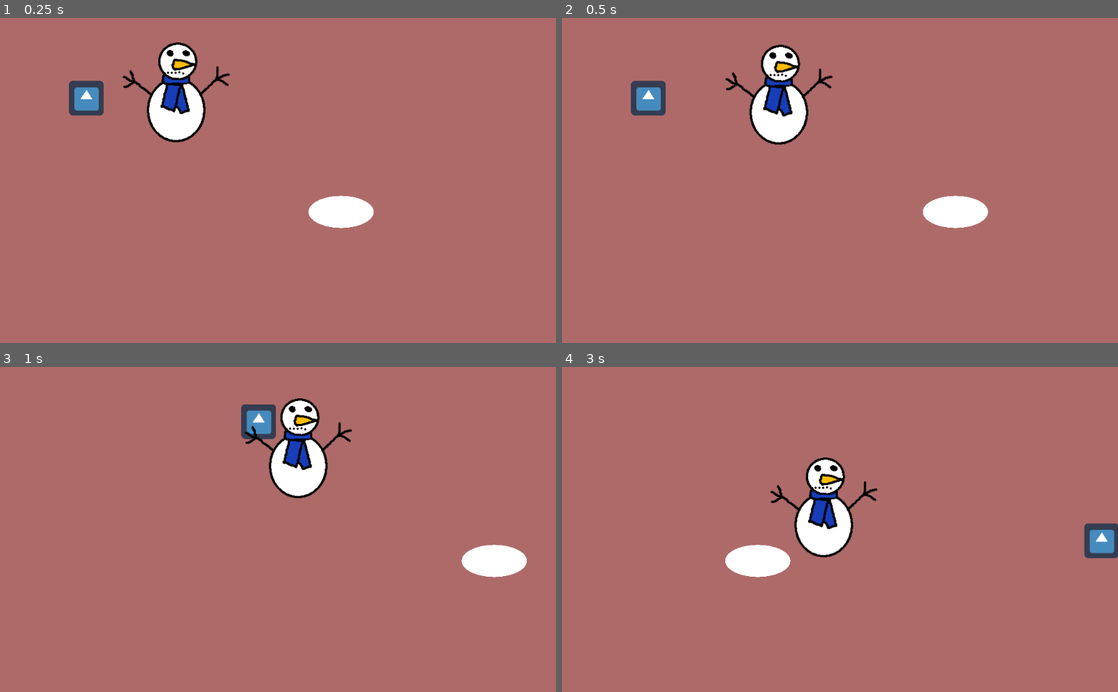
Above: before the commit, frames 1-4 (two rows, left to right).
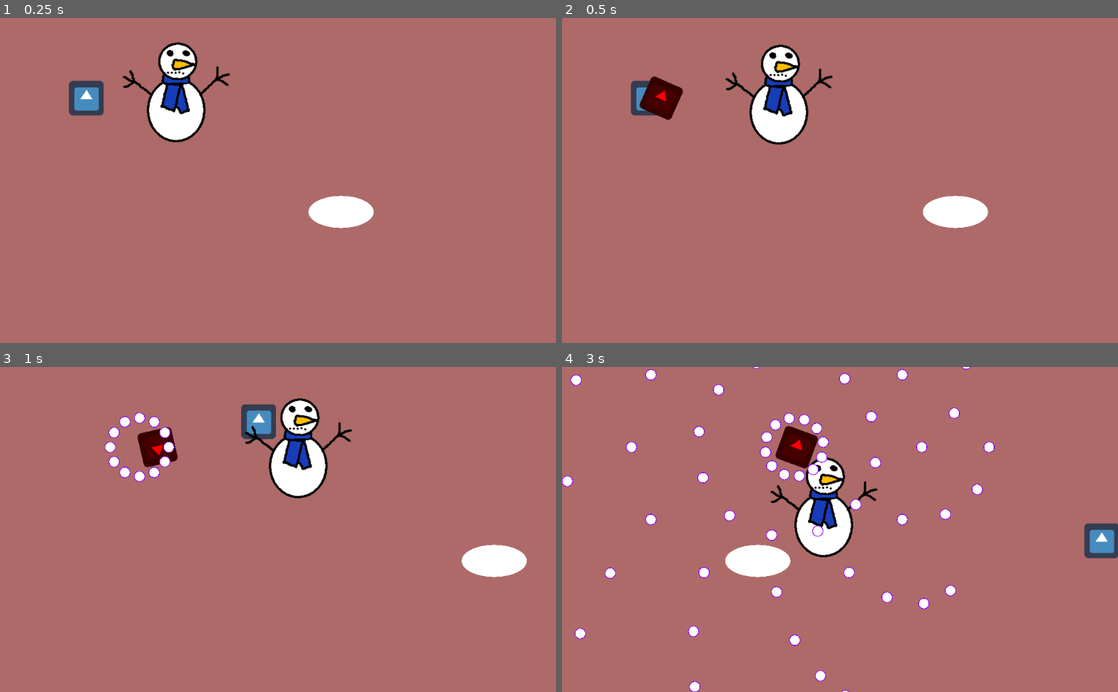
Above: after the commit, the same moments.

Repository: NicoJGutierrez/SmolElfBulletHell
Game: Godot game, scene res://scenes/TestScene.tscn
Same seed, same stepped clock (60 frames per second), same inputs: the game is played once before the commit and once after it. The engine's default icon, where the game draws it, is replaced by a stand-in: a white triangle on a blue panel in a dark square.
Inputs:
- Up to frame 1 (0.25 s): no input
- Up to frame 2 (0.5 s): no input
- Up to frame 3 (1 s): hold D (right) from 0.53 s (still down); hold Shift (run) from 0.53 s (still down)
- Up to frame 4 (3 s): release D (right) at 1.28 s; release Shift (run) at 1.28 s; hold S (down) 1.28-2.03 s; tap Shift (run) at 1.35, 2.85 s; hold D (right) 2.03-2.78 s; hold Shift (run) 2.03-2.78 s; hold W (up) from 2.78 s (still down)

Frame 1 is identical in both runs. In frame 2, 0.7% of the frame differs, in the area x 13-22%, y 17-32%; in frame 3, 1.2%; in frame 4, 3.3%, in the area x 0-78%, y 0-100%.

Commit message:
feat: mejora visual a las balas

Diff:
--- a/objects/Player.gd
+++ b/objects/Player.gd
@@ -37,5 +37,5 @@
 
 	reload_time -= delta
 	if reload_time <= 0:
-		#shooter.shoot_to_tree(300, 3, bullet_scene)
+		shooter.shoot_to_tree(300, 3, bullet_scene)
 		reload_time = 1/rate_of_fire
--- a/objects/bullet.tscn
+++ b/objects/bullet.tscn
@@ -11,9 +11,14 @@
 script = ExtResource( 2 )
 
 [node name="WhiteCircle" type="Sprite" parent="."]
-modulate = Color( 0, 1, 0.0392157, 1 )
+modulate = Color( 0.568627, 0, 1, 1 )
 position = Vector2( -1.19209e-07, -1.81899e-12 )
 scale = Vector2( 0.0345953, 0.0345953 )
+texture = ExtResource( 1 )
+
+[node name="WhiteCircle2" type="Sprite" parent="."]
+position = Vector2( -1.19209e-07, -1.81899e-12 )
+scale = Vector2( 0.03, 0.03 )
 texture = ExtResource( 1 )
 
 [node name="CollisionShape2D" type="CollisionShape2D" parent="."]
